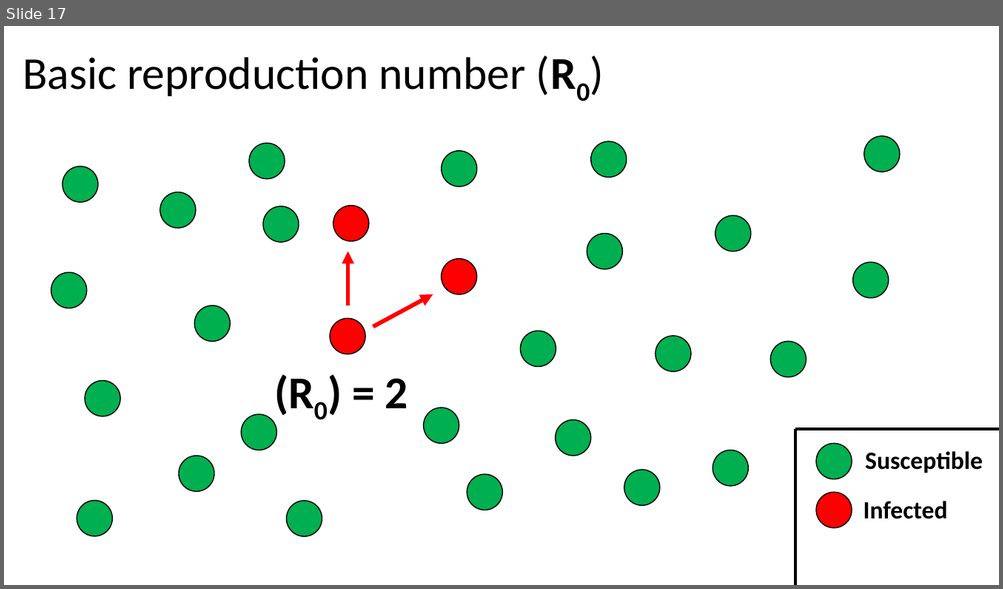
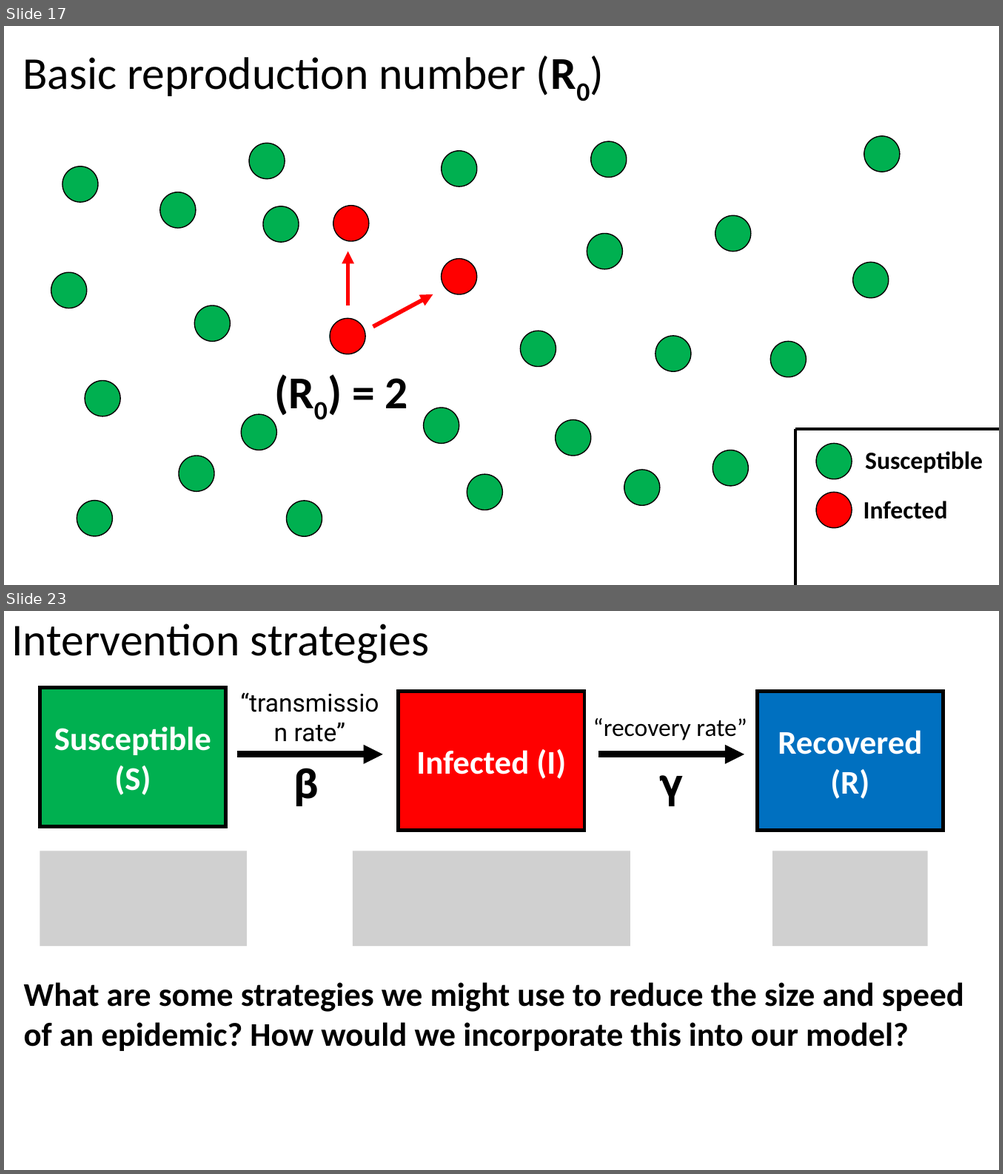
Before and after one commit to grimaudo-at/SIR_lecture, a slide deck: SIR_lecture.pptx. Shown one above the other, each under a label of ours: slide 17 before the commit, slides 17 and 23 after it; the slides between them are not shown. The pictures are 1003x589 and 1003x1174 pixels, drawn with LibreOffice and Linux fonts; fonts in the diff are those of the drawing; grey boxes stand for pictures. Boxes give left, top, right and bottom in pixels: in the first picture for what was removed or moved away, otherwise in the second. Text is boxed around its words. In the diff, an @@ line names an element or a change of style, - is before the commit and + after.

```diff
--- a/SIR_lecture.pptx
+++ b/SIR_lecture.pptx
@@ slide 23 added at (4,611,999,1170), background #FFFFFF @@
@@ title added at (11,624,430,664), 44 pt, text #000000 @@
+Intervention strategies
@@ rectangle added at (40,688,225,827), fill #00B050, outline #000000 3.5 pt, 32 pt, text #FFFFFF, bold @@
+Susceptible (S)
@@ rectangle added at (398,692,584,831), fill #FF0000, outline #000000 3.5 pt, 32 pt, text #FFFFFF, bold @@
+Infected (I)
@@ rectangle added at (757,692,942,831), fill #0070C0, outline #000000 3.5 pt, 32 pt, text #FFFFFF, bold @@
+Recovered (R)
@@ text added at (593,718,746,741), 24 pt, text #000000 @@
+“recovery rate”
@@ text added at (294,722,346,742), 24 pt, text #000000 @@
+“transmission rate”
@@ arrow added from (237, 755) to (383, 755), #000000 6.25 pt @@
@@ arrow added from (599, 755) to (744, 755), #000000 6.25 pt @@
@@ text added at (293,768,318,806), 40 pt, text #000000, bold @@
+β
@@ text added at (659,775,683,806), 40 pt, text #000000 @@
+𝛄
@@ picture added at (40,851,247,947) @@
@@ picture added at (353,851,630,947) @@
@@ picture added at (772,851,928,947) @@
@@ text added at (24,982,964,1051), 32 pt, text #000000, bold @@
+What are some strategies we might use to reduce the size and speed of an epidemic? How would we incorporate this into our model?
```
Also in this commit, not shown: 1 slide changed, 6 other slides added, 3 slides removed, 3 other files.
